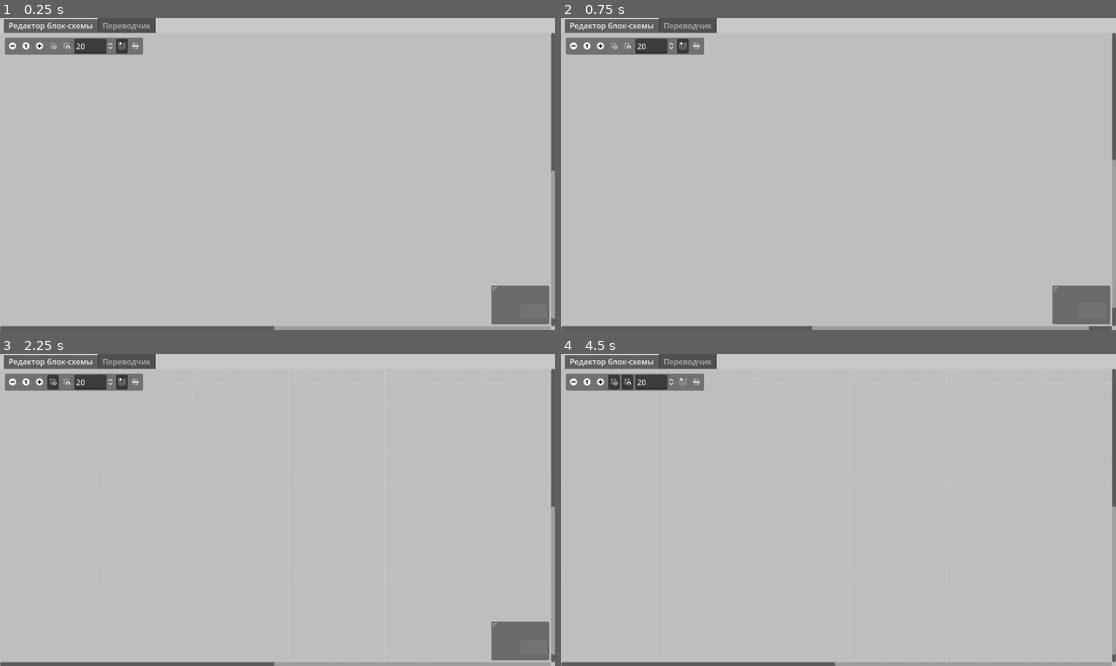
Above: before the commit, frames 1-4 (two rows, left to right).
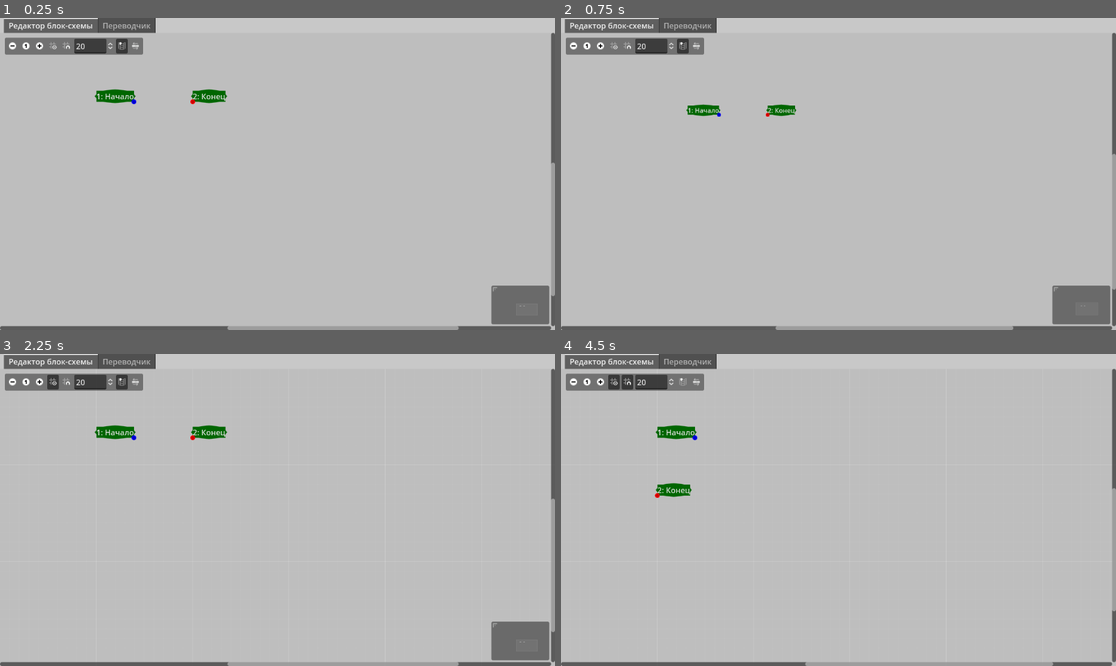
Above: after the commit, the same moments.

Repository: NemoNology/Programing-languages-theory
Game: Godot game, scene res://Data/Scenes/main.tscn
Same seed, same stepped clock (60 frames per second), same inputs: the game is played once before the commit and once after it.
Inputs (mouse positions are in pixels of both pictures, inside the frame that each line leads up to):
- Up to frame 1 (0.25 s): no input
- Up to frame 2 (0.75 s): click (572, 46) at 0.5 s
- Up to frame 3 (2.25 s): click (38, 382) at 1.25 s; click (55, 382) at 2 s
- Up to frame 4 (4.5 s): click (627, 382) at 2.75 s; click (683, 382) at 3.5 s; click (694, 382) at 4.25 s

The runs differ from the first frame. In frame 1, 0.9% of the frame differs, in the area x 17-100%, y 22-100%; in frame 2, 0.7%; in frame 3, 0.9%; in frame 4, 0.9%.
Error before the commit: Parse Error: Too many arguments for "new()" call. Expected at most 1 but received 2. (res://Data/Scripts/Flowchart)

Commit message:
Flowchart block class:
Improved:
^ Title -> now it display block type name
^ Second slot title -> more readeble view
^ Block view
^ Shape view -> now shape is visible (again ^_^)

Diff:
--- a/Lab-s/Translator/Godot-project/Data/Scripts/Flowchart editor/block.gd
+++ b/Lab-s/Translator/Godot-project/Data/Scripts/Flowchart editor/block.gd
@@ -11,40 +11,49 @@
 var input: FlowchartBlockTextEdit
 var shape: FlowchartBlockShape
 
-const CODE_INPUT_BLOCK_MARGIN = 15
+const CODE_INPUT_BLOCK_MARGIN = 10
 
 
 func _init(block_id: int, block_type: FlowchartBlockType):
 	id = block_id
 	type = block_type
-	input = (
-		FlowchartBlockTextEdit
-		. new(
-			block_type.placeholderText,
-			block_type.flat,
-		)
-	)
-	title = str(id)
-	if block_type.flat:
-		title += ": " + block_type.placeholderText
-	else:
-		resizable = true
-	shape = block_type.shape
+	input = (FlowchartBlockTextEdit.new(block_type.flat))
+	shape = block_type.shape.new_copy()
+
+	title = "%s: %s" % [str(id), block_type.type_name]
 	tooltip_text = block_type.tooltipText
 	input.tooltip_text = tooltip_text
 	add_child(input)
-	set_anchors_preset(PRESET_CENTER)
-	var titlebar_style_box = StyleBoxFlat.new()
-	var titlebar_selected_style_box = StyleBoxFlat.new()
-	titlebar_style_box.bg_color = Color(shape.color, 0.5)
-	titlebar_selected_style_box.bg_color = shape.color
+
+	var panel_style_box: StyleBox = get_theme_stylebox("panel")
+	var panel_selected_style_box: StyleBox = get_theme_stylebox("panel_selected")
+	if type.flat:
+		panel_style_box = StyleBoxEmpty.new()
+		panel_selected_style_box = panel_style_box
+	else:
+		panel_style_box.bg_color = Color.TRANSPARENT
+		panel_selected_style_box.bg_color = Color.TRANSPARENT
+		resizable = true
+	var titlebar_style_box: StyleBoxFlat = StyleBoxFlat.new()
+	titlebar_style_box.bg_color = shape.color.darkened(0.2)
+	var titlebar_selected_style_box: StyleBoxFlat = StyleBoxFlat.new()
+	titlebar_selected_style_box.bg_color = shape.default_color
 	add_theme_stylebox_override("titlebar", titlebar_style_box)
 	add_theme_stylebox_override("titlebar_selected", titlebar_selected_style_box)
+	add_theme_stylebox_override("panel", panel_style_box)
+	add_theme_stylebox_override("panel_selected", panel_selected_style_box)
+
+	node_selected.connect(_on_node_selected)
+	node_deselected.connect(_on_node_deselected)
+
 	for port_index in range(type.slots.size()):
 		var slot: FlowchartBlockSlot = type.slots[port_index]
 		if port_index > 0:
 			var label_buffer: Label = Label.new()
 			label_buffer.add_theme_font_size_override("font_size", 8)
+			label_buffer.add_theme_color_override("font_color", Color.BLACK)
+			label_buffer.size_flags_horizontal = Control.SIZE_FILL
+			label_buffer.horizontal_alignment = HORIZONTAL_ALIGNMENT_RIGHT
 			label_buffer.text = slot.text
 			label_buffer.uppercase = true
 			add_child(label_buffer)
@@ -58,20 +67,37 @@
 			FlowchartBlockSlot.DEFAULT_OUT_PORT_COLOR
 		)
 
+	add_child(shape)
+
 
 func get_code(tabulatesCount: int = 0) -> String:
 	var codeBuffer: String
 	codeBuffer = input.text.replace("\n", "\n" + " tab ".repeat(tabulatesCount))
 	if type == FlowchartBlocksTypes.HandInput:
-		return codeBuffer + " будет ввод."
+		return codeBuffer + " будет ввод. "
 	elif type == FlowchartBlocksTypes.Output:
-		return "вывод " + codeBuffer + "."
+		return " вывод " + codeBuffer + "."
 	elif type == FlowchartBlocksTypes.ConditionIf:
-		return "если ( " + codeBuffer + " ) : "
+		return " если ( " + codeBuffer + " ) . "
 	elif type == FlowchartBlocksTypes.ConditionWhile:
-		return "пока ( " + codeBuffer + " ) : "
+		return " пока ( " + codeBuffer + " ) . "
+	elif type == FlowchartBlocksTypes.ConditionEnd:
+		return " конец. " + codeBuffer
 	return codeBuffer
 
 
 func _ready():
 	input.position = Vector2(CODE_INPUT_BLOCK_MARGIN, CODE_INPUT_BLOCK_MARGIN)
+	node_deselected.emit()
+
+
+func _on_node_selected():
+	shape.color = shape.default_color
+
+
+func _on_node_deselected():
+	shape.color = shape.default_color.darkened(0.2)
+
+
+func _draw():
+	shape.queue_redraw()
